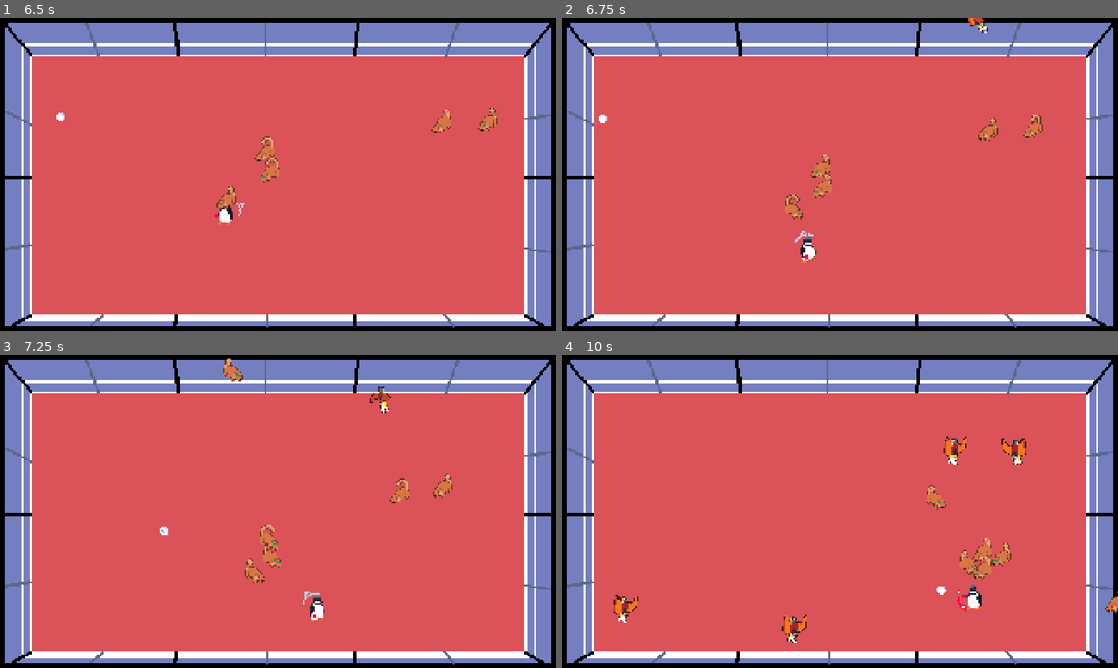
Above: before the commit, frames 1-4 (two rows, left to right).
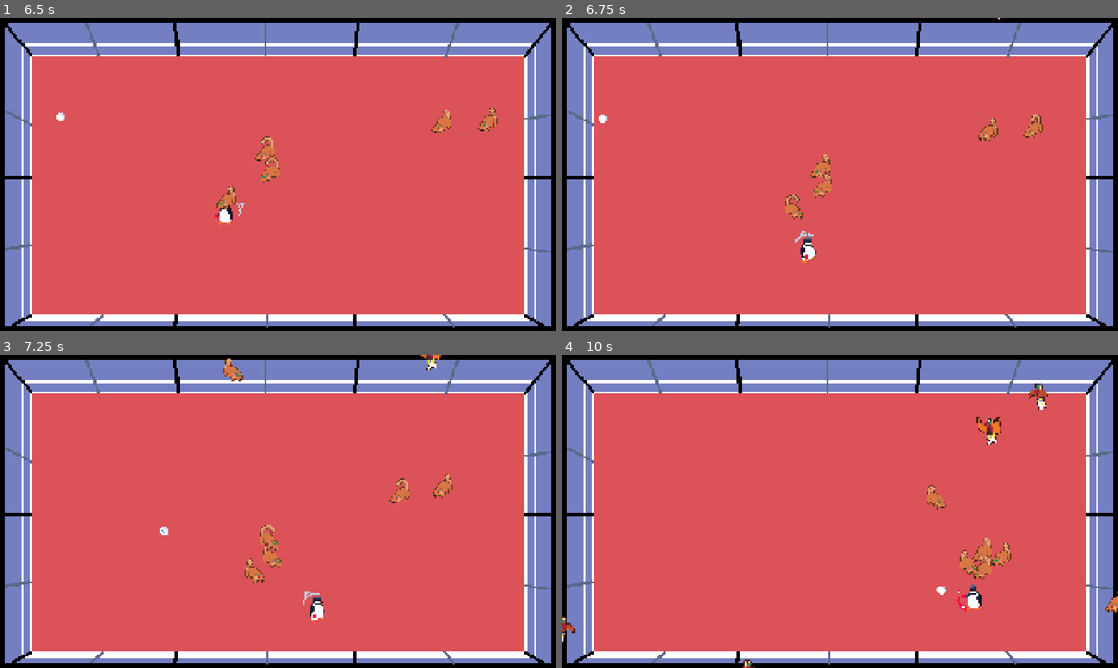
Above: after the commit, the same moments.

Repository: NicholasNg380/PING
Game: Godot game, scene res://scenes/mainScenes/start_screen.tscn
Same seed, same stepped clock (60 frames per second), same inputs: the game is played once before the commit and once after it. The engine's default icon, where the game draws it, is replaced by a stand-in: a white triangle on a blue panel in a dark square.
Inputs (mouse positions are in pixels of both pictures, inside the frame that each line leads up to):
- Up to frame 1 (6.5 s): tap Enter at 0.5 s; move the mouse to (400, 158) at 0.52 s; hold D (right) 0.53-1.25 s; tap Space (hit) at 0.6, 2.1, 3.05, 3.8, 4.55, 5.3, 6.05 s; click (289, 224) at 1.25 s; move the mouse to (166, 190) at 2.02 s; hold S (down) 2.03-2.78 s; move the mouse to (333, 105) at 2.77 s; hold D (right) 2.78-3.53 s; tap Shift (shift) at 2.85 s; move the mouse to (250, 237) at 3.52 s; hold W (up) 3.53-4.28 s; tap 1 at 3.6 s; move the mouse to (444, 221) at 4.27 s; hold A (left) 4.28-5.78 s; tap 2 at 4.35 s; move the mouse to (111, 127) at 5.02 s; tap 3 at 5.1 s; move the mouse to (305, 174) at 5.77 s; hold S (down) from 5.78 s (still down); tap 4 at 5.85 s
- Up to frame 2 (6.75 s): move the mouse to (756, 96) at 6.52 s; release S (down) at 6.53 s; hold D (right) from 6.53 s (still down); tap 5 at 6.6 s
- Up to frame 3 (7.25 s): keep holding D (right); tap Space (hit) at 6.8 s
- Up to frame 4 (10 s): move the mouse to (962, 495) at 7.27 s; release D (right) at 7.28 s; hold W (up) 7.28-8.03 s; tap 6 at 7.35 s; tap Space (hit) every 0.75 s from 7.55 to 9.8 s; move the mouse to (728, 527) at 8.02 s; hold D (right) 8.03-8.78 s; tap 7 at 8.1 s; move the mouse to (895, 442) at 8.77 s; hold S (down) 8.78-9.53 s; tap 8 at 8.85 s; move the mouse to (812, 574) at 9.52 s; hold A (left) from 9.53 s (still down); tap 9 at 9.6 s

Frame 1 is identical in both runs. In frame 2, 0.1% of the frame differs, in the area x 73-80%, y 0-5%; in frame 3, 0.3%; in frame 4, 1.5%, in the area x 0-88%, y 9-100%.

Commit message:
Bird dash ignores enemies and bird hit animation fixed whilst dashing

Diff:
--- a/scenes/objects/Bird.tscn
+++ b/scenes/objects/Bird.tscn
@@ -58,7 +58,7 @@
 "speed": 5.0
 }, {
 "frames": [{
-"duration": 1.0,
+"duration": 2.0,
 "texture": SubResource("AtlasTexture_xqyxo")
 }, {
 "duration": 1.0,
@@ -92,7 +92,7 @@
 "duration": 0.65,
 "texture": SubResource("AtlasTexture_jd8vr")
 }],
-"loop": true,
+"loop": false,
 "name": &"hit",
 "speed": 5.0
 }]
@@ -103,7 +103,10 @@
 [node name="BirdFlap" type="AnimatedSprite2D" parent="." index="2" unique_id=1086143794]
 scale = Vector2(3, 3)
 sprite_frames = SubResource("SpriteFrames_xqyxo")
-animation = &"charge"
+animation = &"dive"
 autoplay = "flap"
+frame = 4
+frame_progress = 1.0
 
+[connection signal="animation_finished" from="BirdFlap" to="." method="_on_bird_flap_animation_finished"]
 [connection signal="animation_looped" from="BirdFlap" to="." method="_on_bird_flap_animation_looped"]
--- a/scripts/enemyScripts/bird.gd
+++ b/scripts/enemyScripts/bird.gd
@@ -7,24 +7,27 @@
 	DASHING
 }
 
+var taking_hit = false
+
 var chase_speed = 100.0
 
 var state = State.CHASE
 
 #Dash
-var dash_speed := 1200.0
-var charge_time := 0.7
-var dash_time := 0.25
-var dash_cooldown := 2.5
-var dash_direction := Vector2.ZERO
-
-var charge_timer := 0.0
-var dash_timer := 0.0
-var cooldown_timer := 0.0
+var dash_speed = 1200.0
+var charge_time = 0.7
+var min_dash_cooldown = 2
+var max_dash_cooldown = 5
+var dash_direction = Vector2.ZERO
+var dash_target = Vector2.ZERO
+var dash_distance = 500.0
+var charge_timer = 0.0
+var cooldown_timer = 0.0
 
 func _ready():
 	enemyHealth = 5
-	anim.play("default")
+	anim.play("flap")
+	cooldown_timer = randf_range(min_dash_cooldown, max_dash_cooldown)
 	super()
 
 func _physics_process(delta):
@@ -38,7 +41,7 @@
 				start_charge()
 
 		State.CHARGING:
-			velocity = Vector2.ZERO
+			velocity = velocity.lerp(Vector2.ZERO, 0.15)
 			move_and_slide()
 
 			charge_timer -= delta
@@ -47,22 +50,13 @@
 				start_dash()
 
 		State.DASHING:
-			velocity = dash_direction * dash_speed
+			var direction_to_target = global_position.direction_to(dash_target)
+			velocity = direction_to_target * dash_speed
 			move_and_slide()
 
-			dash_timer -= delta
+			if global_position.distance_to(dash_target) < 20:
+				end_dash()
 
-			if dash_timer <= 0:
-				end_dash()
-	"""
-	var direction = global_position.direction_to(player.global_position)
-	if direction.x > 0:
-		anim.flip_h = true
-	else:
-		anim.flip_h = false
-	velocity = direction * enemySpeed
-	move_and_slide()
-	"""
 	if (enemyHealth <= 0):
 		queue_free()
 
@@ -84,24 +78,46 @@
 
 	# Save player's CURRENT position
 	dash_direction = global_position.direction_to(player.global_position)
+	dash_target = global_position + dash_direction * dash_distance
 
 	anim.play("charge")
 
 func start_dash():
 	state = State.DASHING
-	dash_timer = dash_time
+
+	# Disable enemy collision
+	set_collision_mask_value(4, false)
 
 	anim.play("dive")
 
 func end_dash():
 	state = State.CHASE
-	cooldown_timer = dash_cooldown
 
+	# Dnable enemy collision
+	set_collision_mask_value(4, true)
+
+	cooldown_timer = randf_range(min_dash_cooldown, max_dash_cooldown)
 	anim.play("flap")
 
 func take_damage(damage: float):
 	enemyHealth -= damage
+
+	if taking_hit:
+		return
+
+	taking_hit = true
+
 	anim.play("hit")
 
-func _on_bird_flap_animation_looped() -> void:
-	anim.play("default")
+
+func _on_bird_flap_animation_finished():
+	if anim.animation == "hit":
+		taking_hit = false
+
+		match state:
+			State.CHASE:
+				anim.play("flap")
+			State.CHARGING:
+				anim.play("charge")
+			State.DASHING:
+				anim.play("dive")
